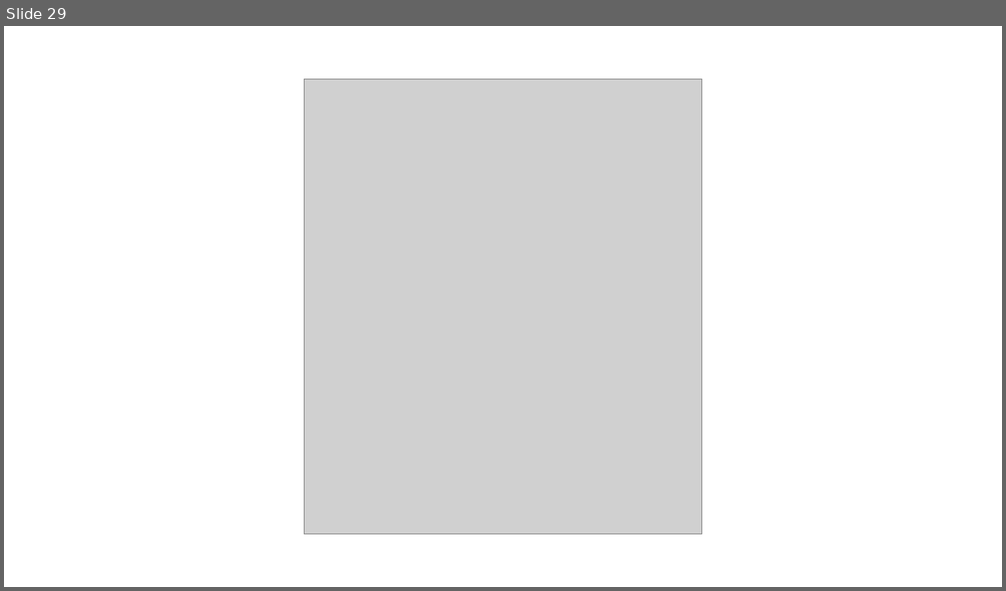
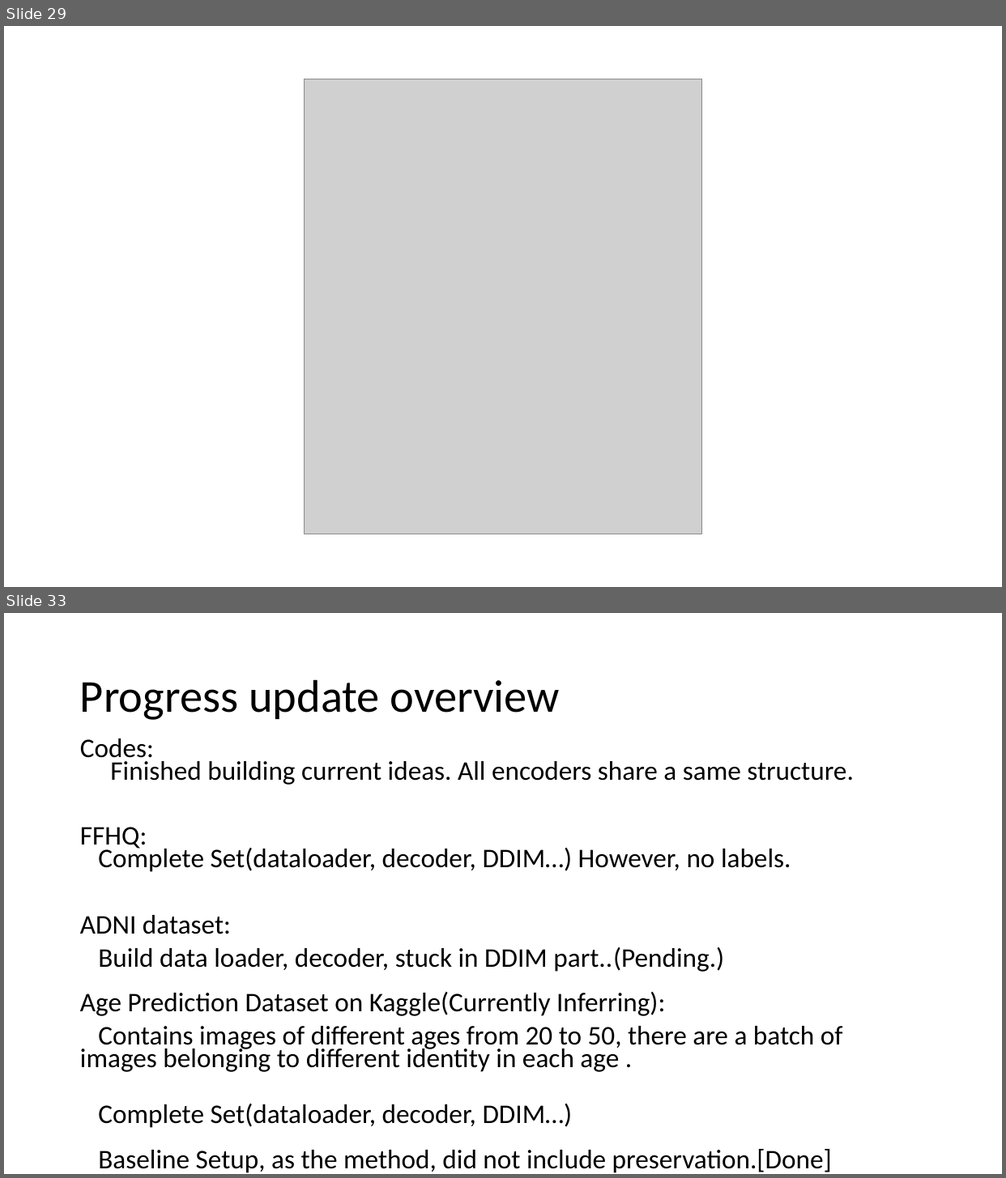
Before and after one commit to Z1hanW/Z1hanW.github.io, a slide deck: img/headers/Presentation_During_Meeting [Auto-saved].pptx. Shown one above the other, each under a label of ours: slide 29 before the commit, slides 29 and 33 after it; the slides between them are not shown. The pictures are 1006x591 and 1006x1178 pixels, drawn with LibreOffice and Linux fonts; fonts in the diff are those of the drawing; grey boxes stand for pictures. Boxes give left, top, right and bottom in pixels: in the first picture for what was removed or moved away, otherwise in the second. Text is boxed around its words. In the diff, an @@ line names an element or a change of style, - is before the commit and + after.

```diff
--- a/img/headers/Presentation_During_Meeting [Auto-saved].pptx
+++ b/img/headers/Presentation_During_Meeting [Auto-saved].pptx
@@ slide 33 added at box(4, 613, 1002, 1174), background #FFFFFF @@
@@ title added at box(80, 679, 560, 720), 44 pt, text #000000 @@
+Progress update overview
@@ text added at box(80, 739, 853, 1174), 25.9 pt, text #000000 @@
+Codes:
+Finished building current ideas. All encoders share a same structure.
+FFHQ:
+Complete Set(dataloader, decoder, DDIM…) However, no labels.
+ADNI dataset:
+Build data loader, decoder, stuck in DDIM part..(Pending.)
+Age Prediction Dataset on Kaggle(Currently Inferring):
+Contains images of different ages from 20 to 50, there are a batch of images belonging to different identity in each age .
+Complete Set(dataloader, decoder, DDIM…)
+Baseline Setup, as the method, did not include preservation.[Done]
```
Also in this commit, not shown: 8 other slides added, 4 other files.
